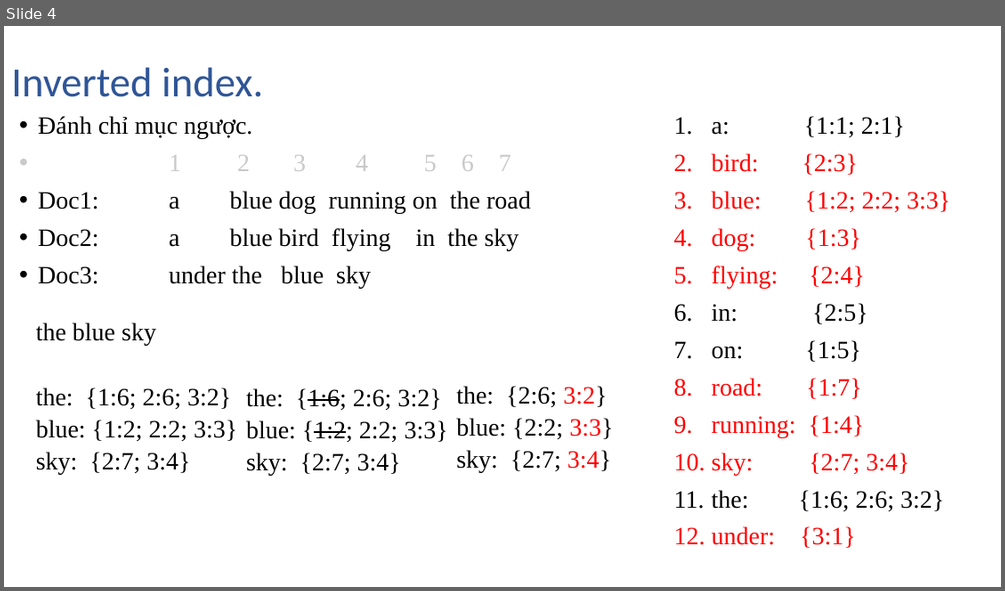
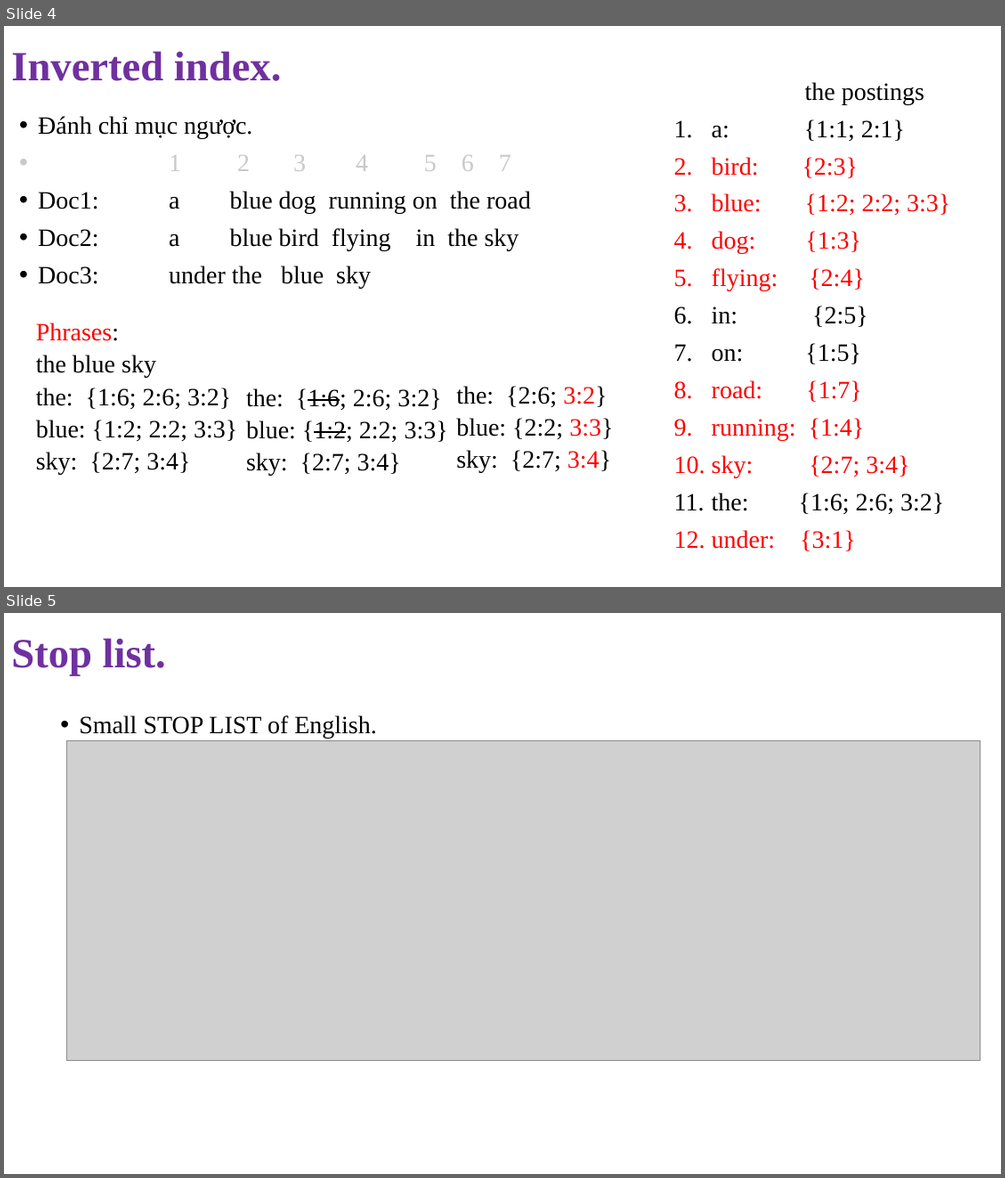
Before and after one commit to NghiLamPhuc/NLP., a slide deck: IR/Presentation1.pptx. Shown one above the other, each under a label of ours: slide 4 before the commit, slides 4 and 5 after it. The pictures are 1005x591 and 1005x1178 pixels, drawn with LibreOffice and Linux fonts; fonts in the diff are those of the drawing; grey boxes stand for pictures. Boxes give left, top, right and bottom in pixels: in the first picture for what was removed or moved away, otherwise in the second. Text is boxed around its words. In the diff, an @@ line names an element or a change of style, - is before the commit and + after.

```diff
--- a/IR/Presentation1.pptx
+++ b/IR/Presentation1.pptx
@@ slide 5 added at box(4, 613, 1001, 1174), background #FFFFFF @@
@@ text added at box(11, 638, 166, 676), 40 pt, text #7030A0, bold @@
+Stop list.
@@ text added at box(79, 715, 377, 738), 24 pt, text #000000 @@
+• Small STOP LIST of English.
@@ picture added at box(67, 741, 979, 1061) @@
@@ slide 4 changed as well @@
@@ title "Inverted index." at box(11, 51, 281, 81): font Calibri to Times New Roman, text colour #2F5597 to #7030A0, bold on @@
@@ text "the postings": place and size @@
-text "the postings" at box(674, 116, 950, 548)
+text "the postings" at box(674, 82, 950, 551)
@@ text at box(805, 82, 924, 104): paragraph added @@
+the postings
@@ text at box(36, 322, 119, 341): paragraph added @@
+                Phrases:
```
Also in this commit, not shown: 2 other slides changed, 3 other slides added, 2 slides removed, 4 other files.
